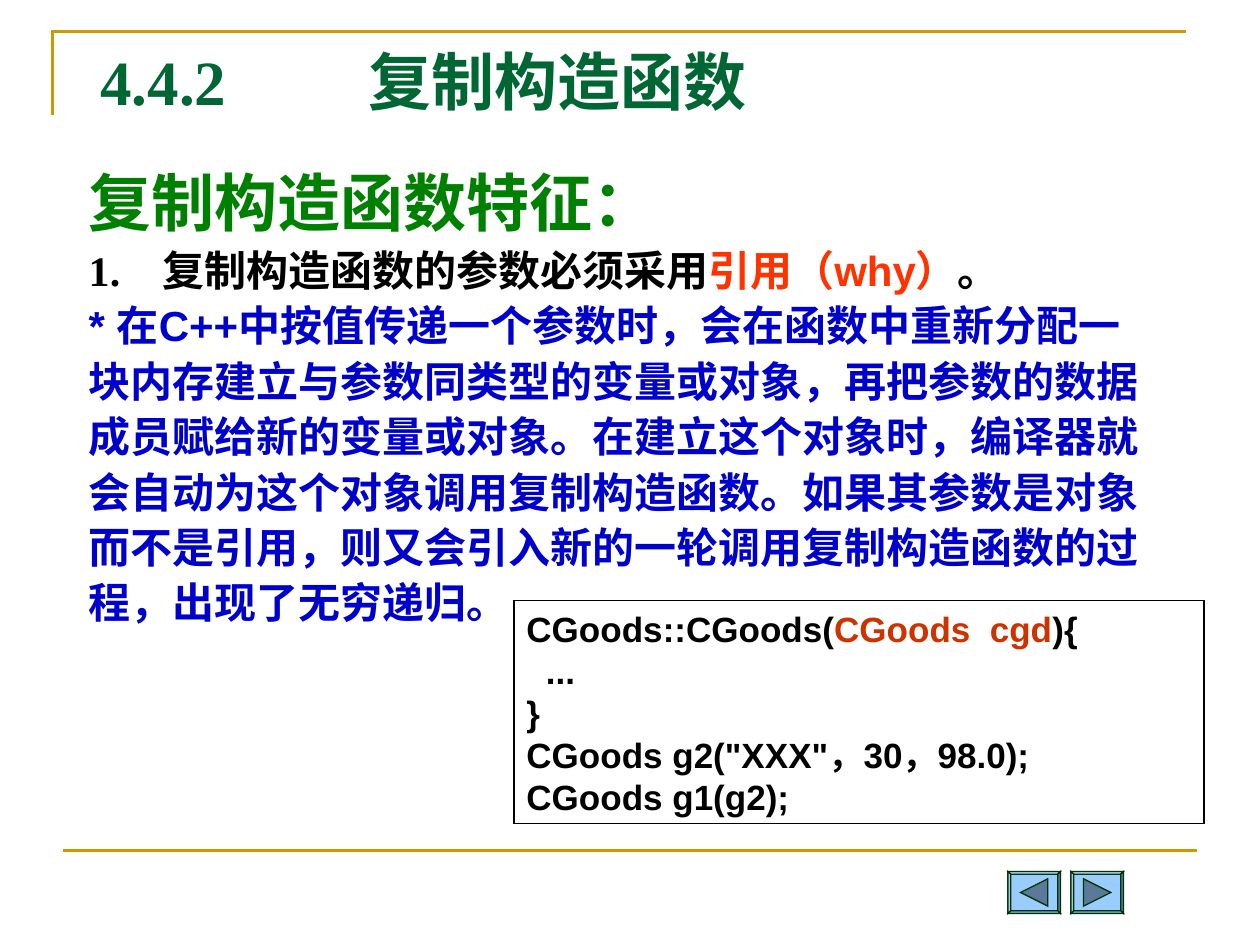
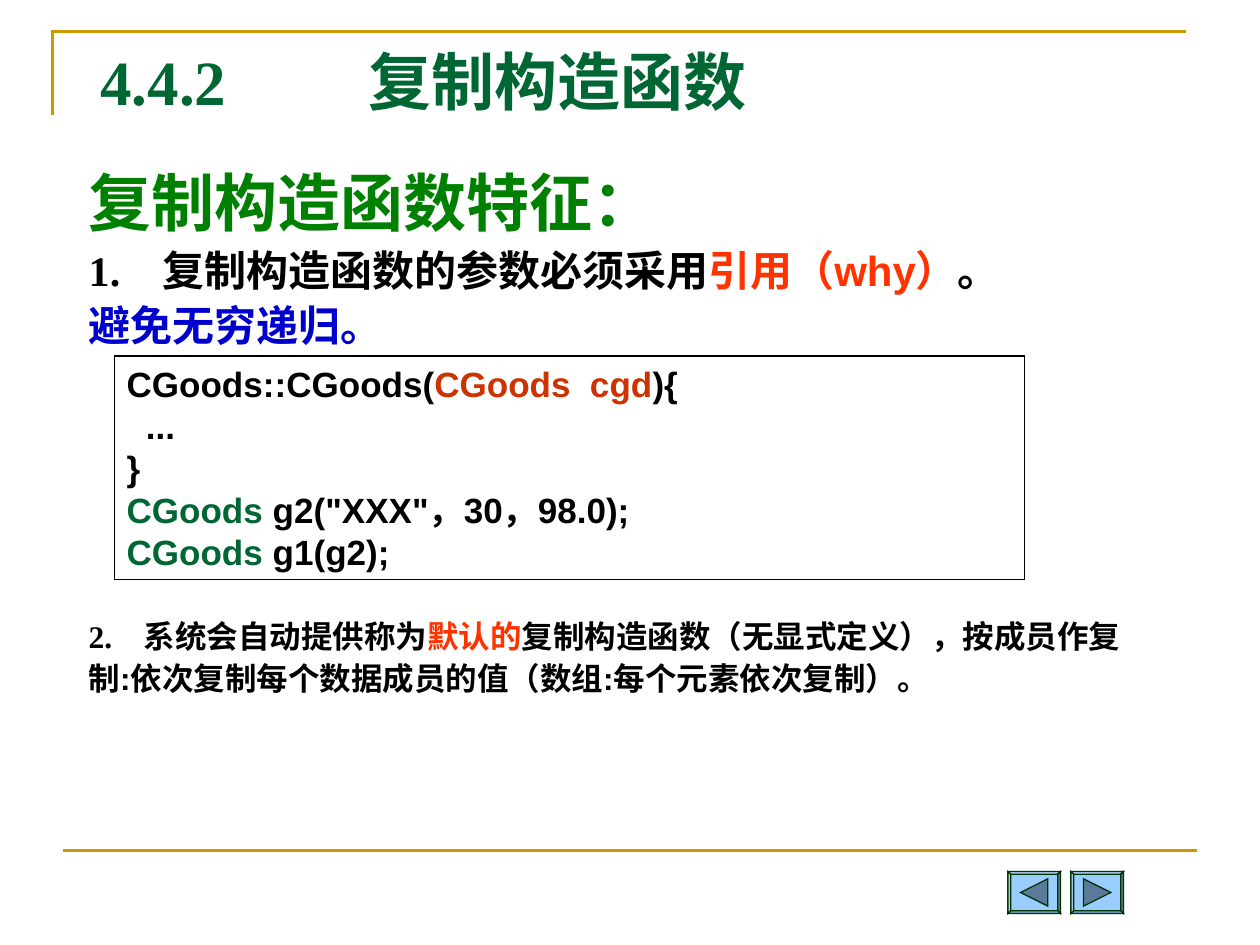
Before and after one commit to Changhe160/Changhe160.github.io, a slide deck: slide 38 of teachingRes/Cplusplus/unit04类与对象.ppt (slide 37 before the commit). Drawn at 1260x945 pixels with LibreOffice and Linux fonts; fonts in the diff are those of the drawing. Boxes give left, top, right and bottom in pixels: in the first picture for what was removed or moved away, otherwise in the second. Text is boxed around its words. In the diff, an @@ line names an element or a change of style, - is before the commit and + after.

```diff
--- a/teachingRes/Cplusplus/unit04类与对象.ppt
+++ b/teachingRes/Cplusplus/unit04类与对象.ppt
@@ text at <box>89,305,1120,693</box>: text changed; size 24 to 18 pt; text colour #0000CC to #000000 @@
-* 在C++中按值传递一个参数时，会在函数中重新分配一块内存建立与参数同类型的变量或对象，再把参数的数据成员赋给新的变量或对象。在建立这个对象时，编译器就会自动为这个对象调用复制构造函数。如果其参数是对象而不是引用，则又会引入新的一轮调用复制构造函数的过程，出现了无穷递归。
+避免无穷递归。
+2. 系统会自动提供称为默认的复制构造函数（无显式定义），按成员作复制:依次复制每个数据成员的值（数组:每个元素依次复制）。
@@ rectangle "CGoods::CGoods(CGoods cgd){": place and size @@
-rectangle "CGoods::CGoods(CGoods cgd){" at <box>514,601,1205,824</box>
+rectangle "CGoods::CGoods(CGoods cgd){" at <box>115,357,1024,580</box>
@@ text in rectangle at <box>127,497,630,572</box>: text colour #000000 to #006633 in "CGoods", "CGoods" @@
```
Also in this commit, not shown: 12 other slides changed, 1 slide added.
